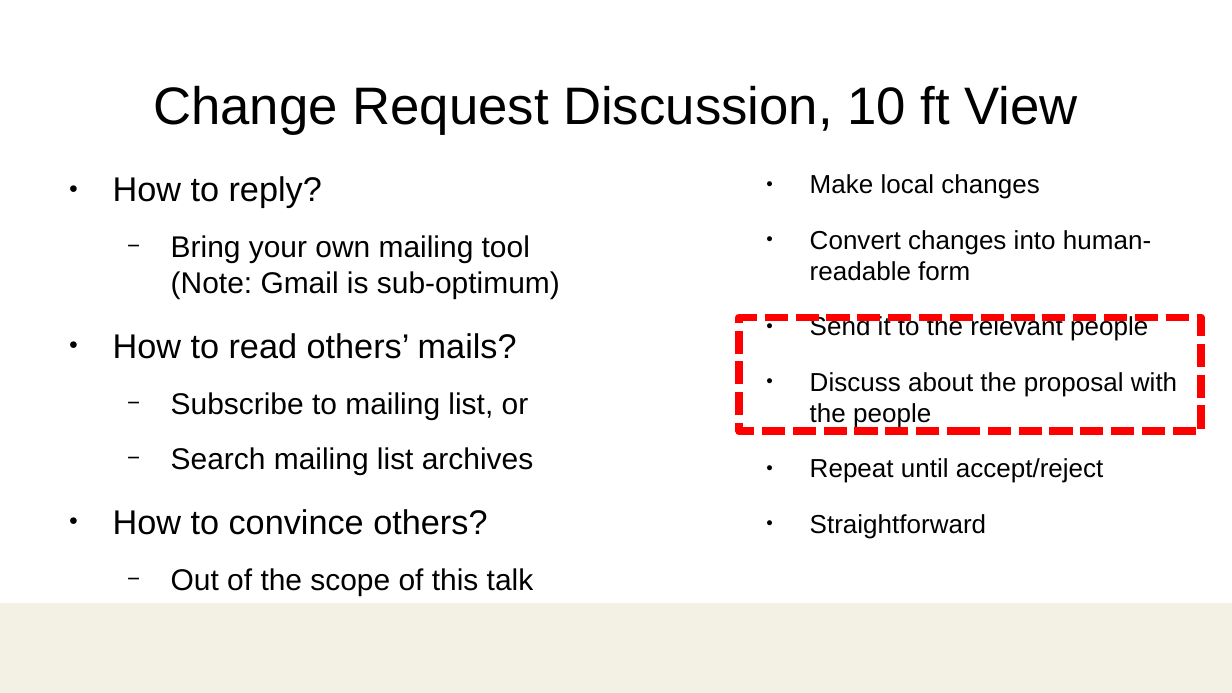
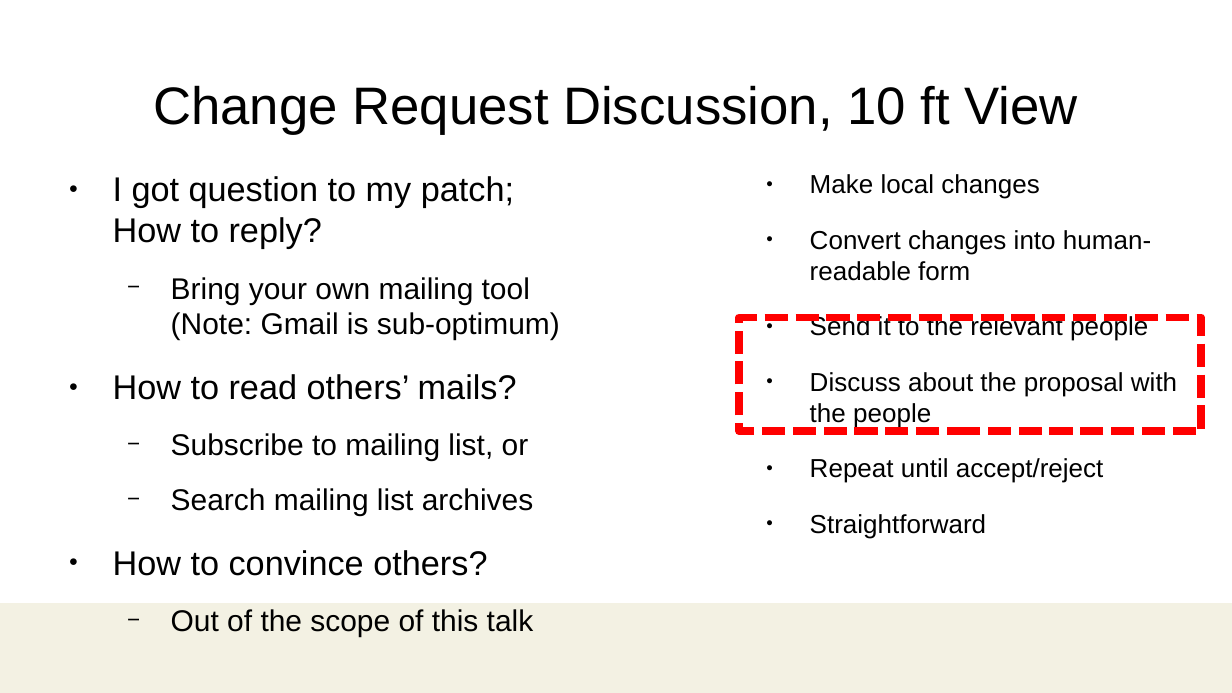
Before and after one commit to damonitor/talks, a slide deck: slide 10 of 2025/ossjp/hkml_ossjp25.odp. Drawn at 1232x693 pixels with LibreOffice and Linux fonts; fonts in the diff are those of the drawing; background and template pictures are left out. Boxes give left, top, right and bottom in pixels: in the first picture for what was removed or moved away, otherwise in the second. Text is boxed around its words. In the diff, an @@ line names an element or a change of style, - is before the commit and + after.

```diff
--- a/2025/ossjp/hkml_ossjp25.odp
+++ b/2025/ossjp/hkml_ossjp25.odp
@@ text at [113,176,514,249]: text changed @@
-● How to reply?
+● I got question to my patch; How to reply?
```
Also in this commit, not shown: 11 other slides changed, 1 other file.
